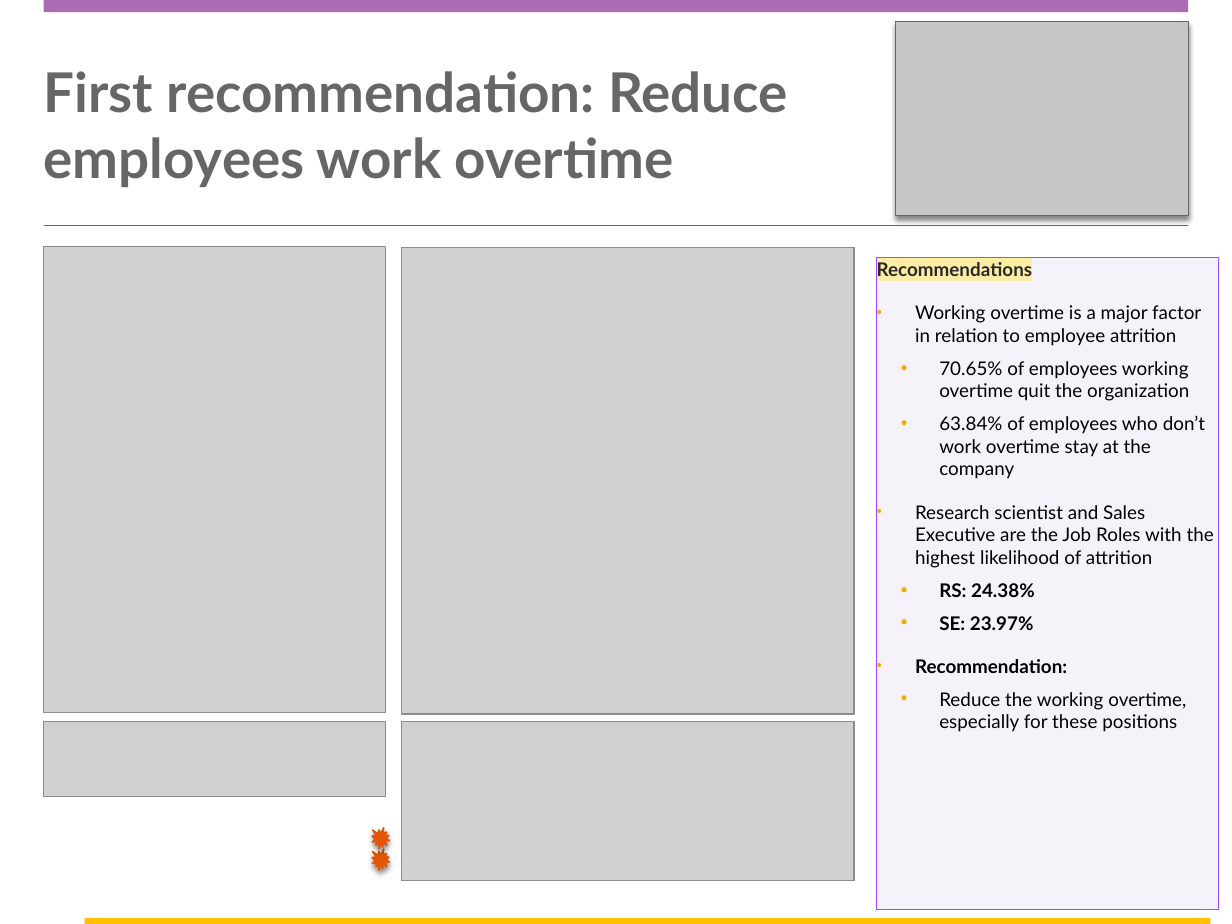
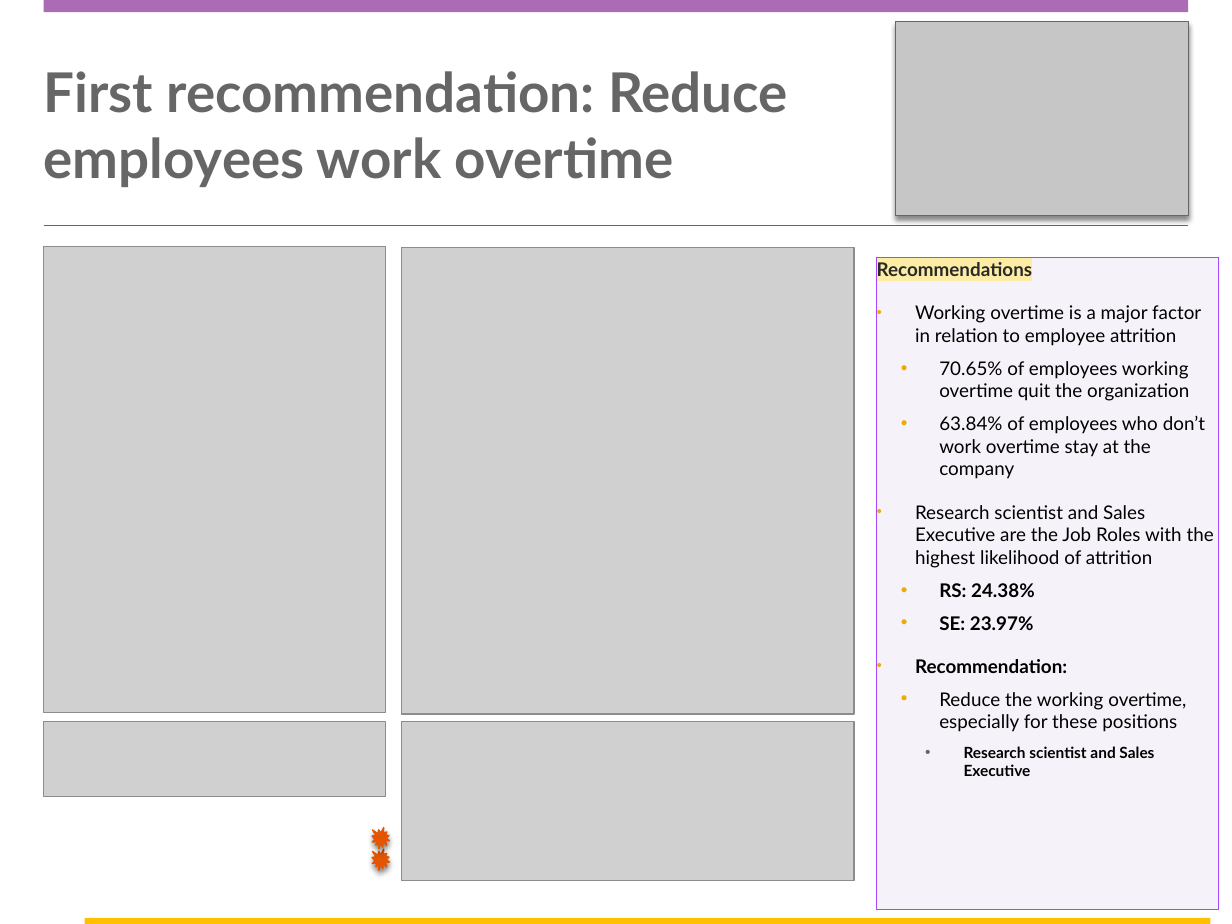
Before and after one commit to carlosAtestevez/CaseStudy2DDS, a slide deck: slide 17 of DDSAnalytics Presentation.pptx. Drawn at 1232x924 pixels with LibreOffice and Linux fonts; fonts in the diff are those of the drawing; grey boxes stand for pictures; background and template pictures are left out. Boxes give left, top, right and bottom in pixels: in the first picture for what was removed or moved away, otherwise in the second. Text is boxed around its words. In the diff, an @@ line names an element or a change of style, - is before the commit and + after.

```diff
--- a/DDSAnalytics Presentation.pptx
+++ b/DDSAnalytics Presentation.pptx
@@ text in rectangle at bbox=[964, 746, 1154, 776]: paragraph added @@
+    • Research scientist and Sales Executive
```
Also in this commit, not shown: 5 other slides changed, 1 other file.
